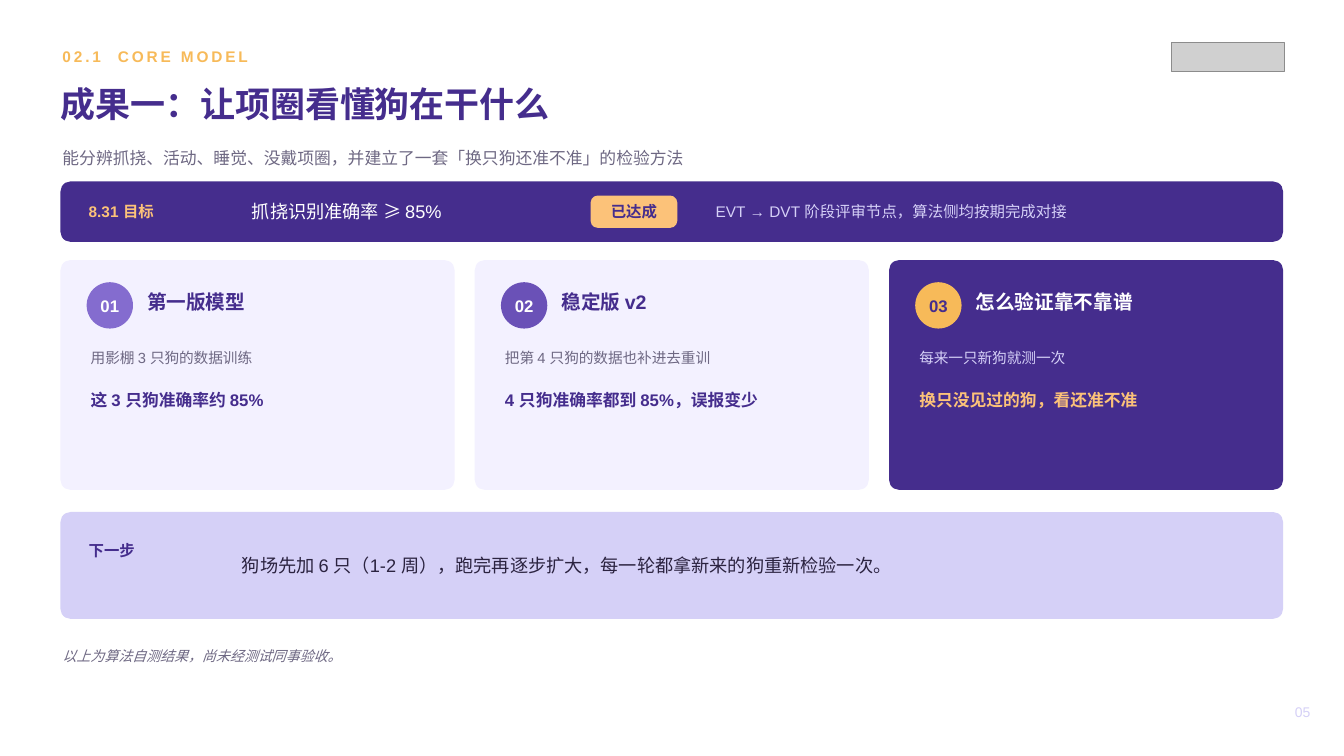
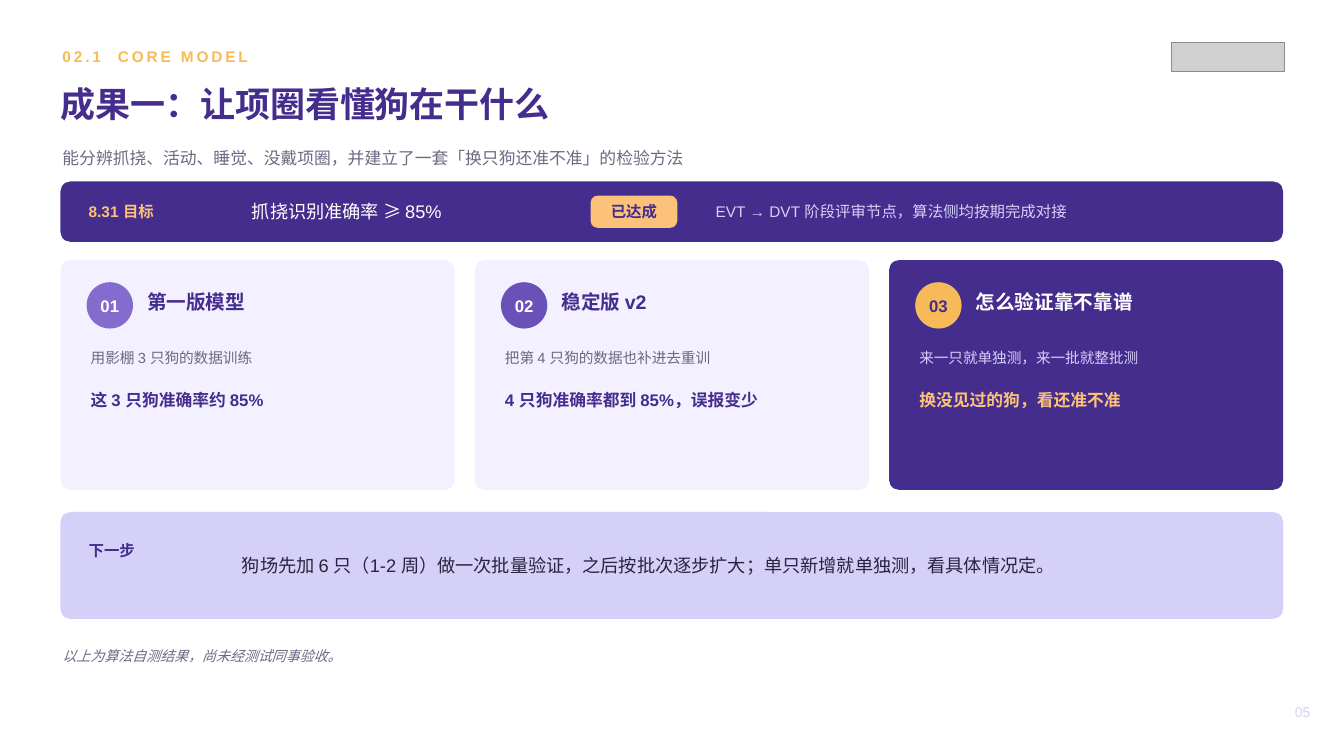
Before and after one commit to zhuyetuo/workplace_soft_skills, a slide deck: slide 5 of 转正述职/转正述职报告-Toky.pptx. Drawn at 1344x756 pixels with LibreOffice and Linux fonts; fonts in the diff are those of the drawing; grey boxes stand for pictures. Boxes give left, top, right and bottom in pixels: in the first picture for what was removed or moved away, otherwise in the second. Text is boxed around its words. In the diff, an @@ line names an element or a change of style, - is before the commit and + after.

```diff
--- a/转正述职/转正述职报告-Toky.pptx
+++ b/转正述职/转正述职报告-Toky.pptx
@@ text at (919, 350, 1138, 365): text changed @@
-每来一只新狗就测一次
+来一只就单独测，来一批就整批测
@@ text at (919, 391, 1120, 408): text changed @@
-换只没见过的狗，看还准不准
+换没见过的狗，看还准不准
@@ text at (242, 556, 1055, 575): text changed @@
-狗场先加 6 只（1-2 周），跑完再逐步扩大，每一轮都拿新来的狗重新检验一次。
+狗场先加 6 只（1-2 周）做一次批量验证，之后按批次逐步扩大；单只新增就单独测，看具体情况定。
```
Also in this commit, not shown: 1 other file.
